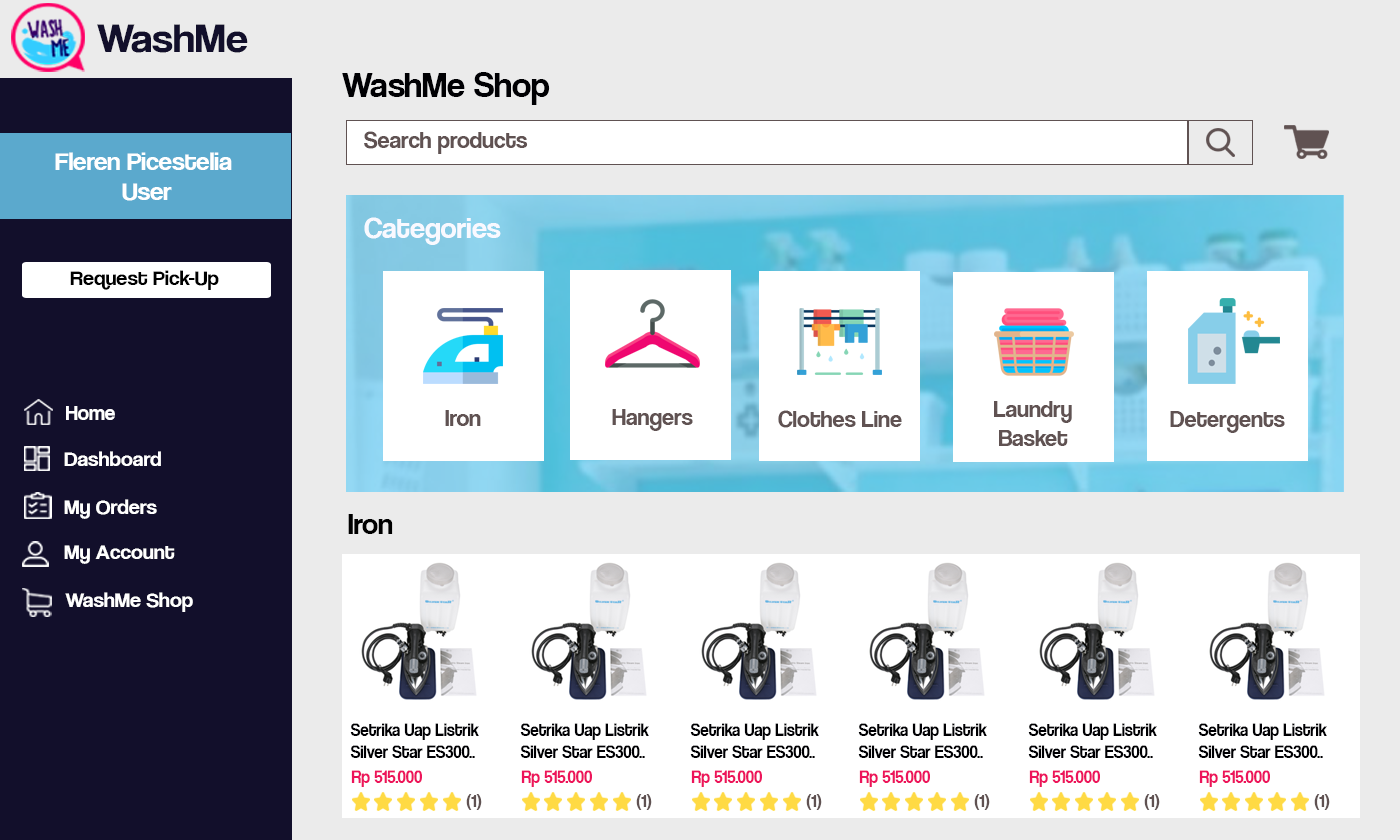
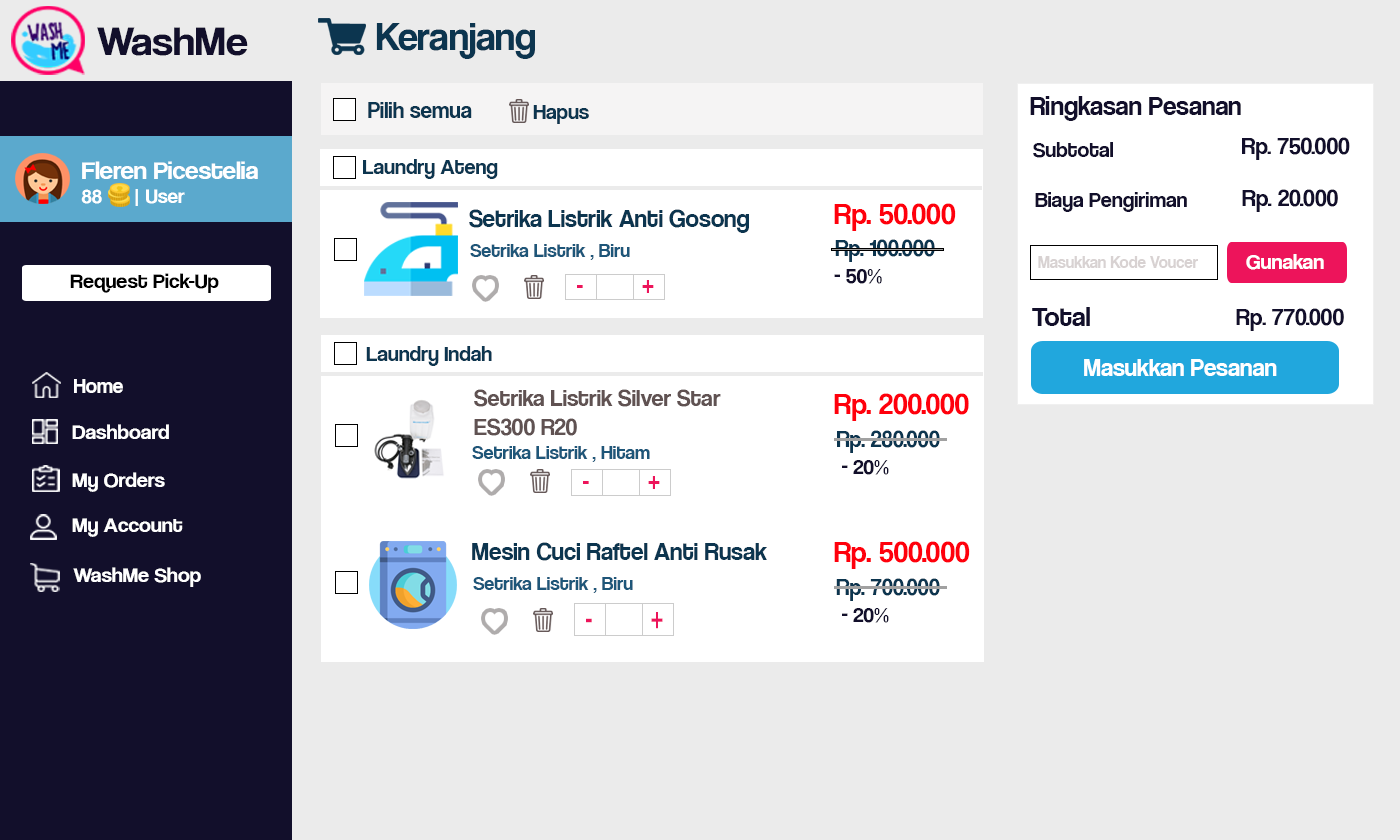
Comparing the layer stacks of the two 1400px x 840px images. Changes:
removed layer "Rectangle 7 copy 9" over [1190, 554, 1360, 818]
removed layer "Rectangle 7 copy 8" over [1020, 554, 1190, 818]
renamed "Rectangle 10 copy 4" to "Rounded Rectangle 2 copy", moved it above "Masukkan Kode Voucer", painted on it over [1031, 271, 1339, 461]
added layer "Rectangle 16" above "Layer 21" over [1017, 83, 1374, 405]
renamed "Rectangle 7 copy 7" to "Rectangle 15", painted on it over [834, 554, 1020, 818]
removed layer "Rectangle 7 copy 6" over [682, 554, 852, 818]
moved "Rectangle 7 copy 5" above "- copy 2", painted on it over [335, 554, 682, 818]
renamed "Rectangle 10 copy 2" to "Rectangle 15 copy", moved it above "Rp. 280.000", painted on it over [759, 271, 947, 461]
painted on "Rectangle 7 copy 4" over [335, 424, 512, 818]
added layer "Rectangle 8 copy" above "+" over [321, 334, 985, 663]
"Rectangle 9": opacity 70% → 100%, painted on it over [320, 186, 1344, 492]
added layer "Rectangle 8" above "Hapus" over [320, 148, 984, 319]
painted on "Rectangle 7" over [333, 98, 1253, 165]
painted on "Rectangle 6" over [320, 82, 1188, 165]
moved "Layer 15" above "Home", painted on it over [32, 372, 370, 811]
moved "Layer 14" above "Request Pick-Up", painted on it over [30, 298, 1280, 592]
moved "Layer 13" above "Layer 12", painted on it over [15, 153, 1074, 376]
removed layer "Rectangle 10 copy 3" over [953, 272, 1114, 462]
moved "Layer 12" above "Fleren Picestelia 88 | User", painted on it over [108, 183, 882, 375]
moved "Layer 11" above "Layer 10", painted on it over [32, 299, 700, 492]
moved "Layer 10" above "WashMe Shop", painted on it over [30, 308, 503, 540]
moved "WashMe Shop" above "My Account", painted on it over [73, 72, 550, 587]
moved "Layer 9" above "WashMe", painted on it over [32, 195, 1343, 492]
moved "Layer 8" above "Rectangle 5", painted on it over [11, 6, 1235, 157]
…and 142 more changes (60 added, 10 moved_by, 4 painted, 68 removed, 4 renamed, 1 stack)
